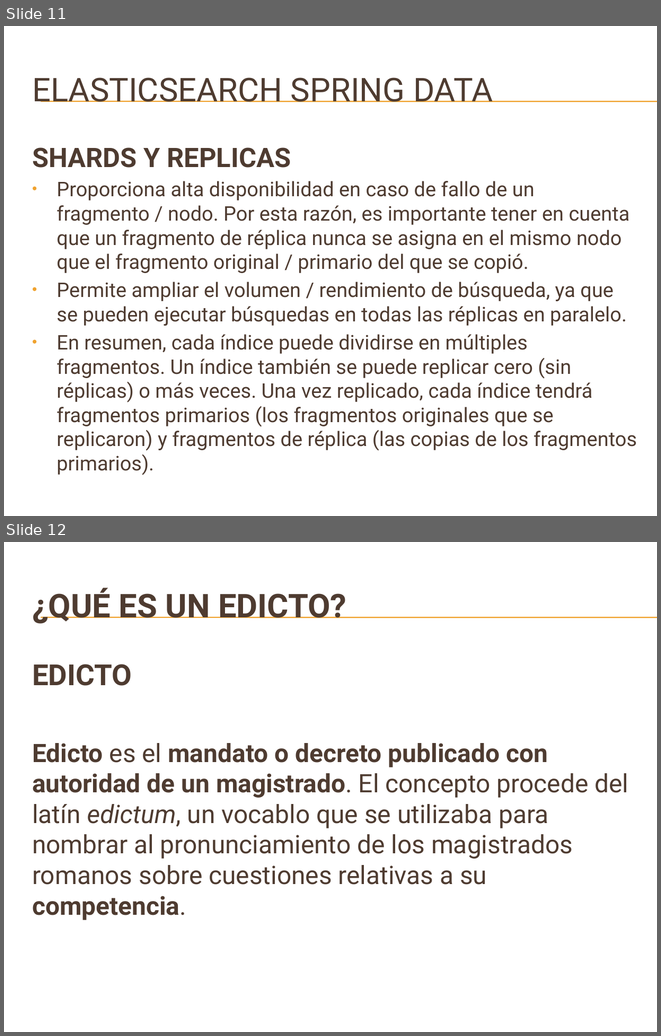
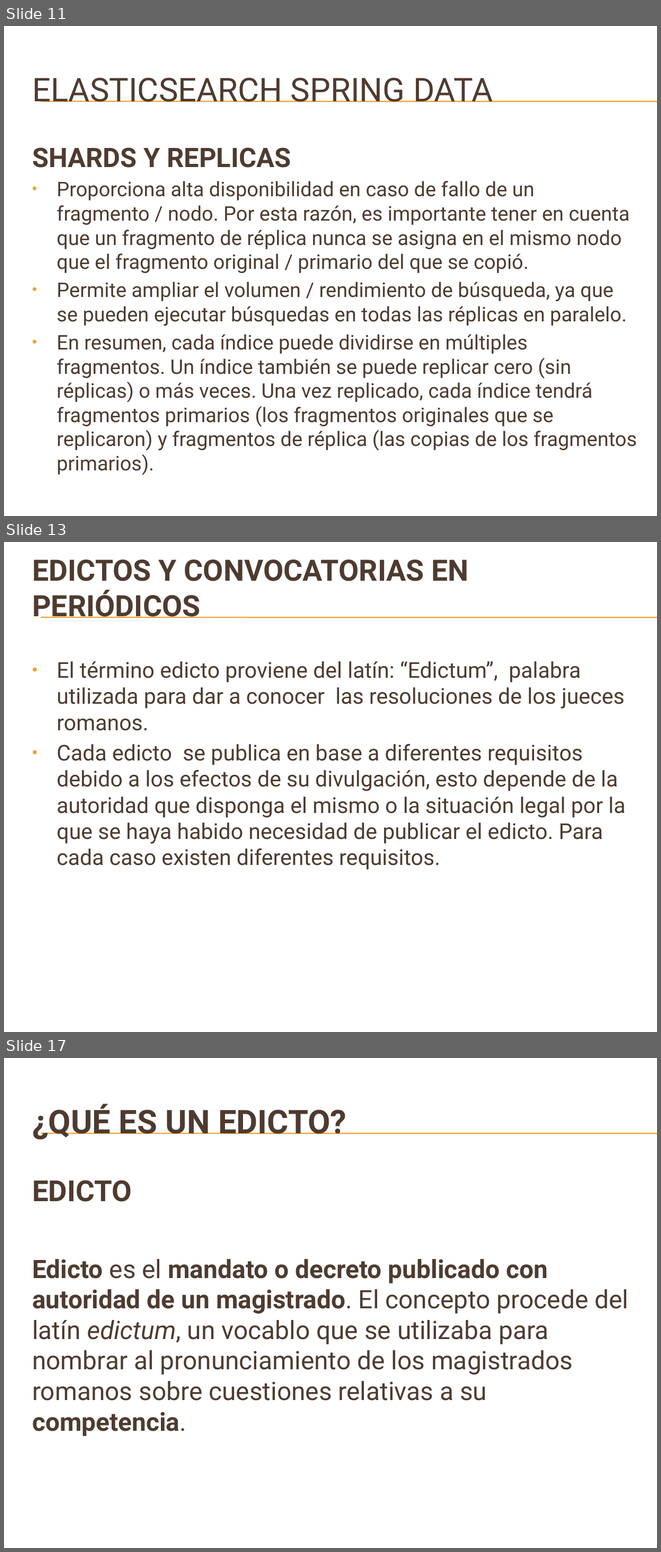
Before and after one commit to danielrpg/searchEngineAPI, a slide deck: document/LOGICA_DE_NEGOCIOS.pptx. Shown one above the other, each under a label of ours: slides 11 and 12 before the commit, slides 11, 13 and 17 after it; the slides between them are not shown. The pictures are 661x1036 and 661x1552 pixels, drawn with LibreOffice and Linux fonts; fonts in the diff are those of the drawing; background and template pictures are left out. Boxes give left, top, right and bottom in pixels: in the first picture for what was removed or moved away, otherwise in the second. Text is boxed around its words. In the diff, an @@ line names an element or a change of style, - is before the commit and + after.

```diff
--- a/document/LOGICA_DE_NEGOCIOS.pptx
+++ b/document/LOGICA_DE_NEGOCIOS.pptx
@@ slide 13 added at [4, 542, 657, 1032], background picture (left out); not listed: 2 template elements that a slide beside it also shows @@
@@ title added at [32, 559, 469, 618], 32.4 pt, text #4E3B30, bold @@
+EDICTOS Y CONVOCATORIAS EN PERIÓDICOS
@@ text added at [56, 661, 625, 870], 24 pt, text #4E3B30 @@
+• El término edicto proviene del latín: “Edictum”, palabra utilizada para dar a conocer las resoluciones de los jueces romanos.
+• Cada edicto se publica en base a diferentes requisitos debido a los efectos de su divulgación, esto depende de la autoridad que disponga el mismo o la situación legal por la que se haya habido necesidad de publicar el edicto. Para cada caso existen diferentes requisitos.
@@ what was slide 12 is now slide 17 @@
```
Also in this commit, not shown: 1 slide changed, 4 other slides added, 2 other files.
